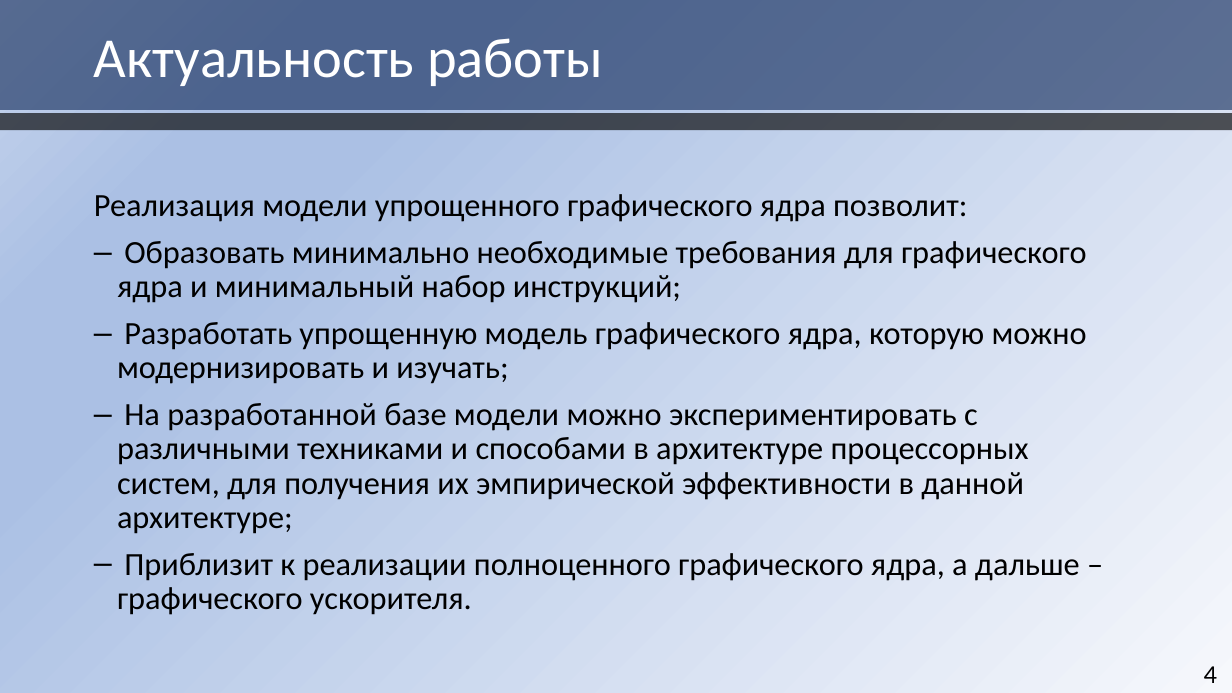
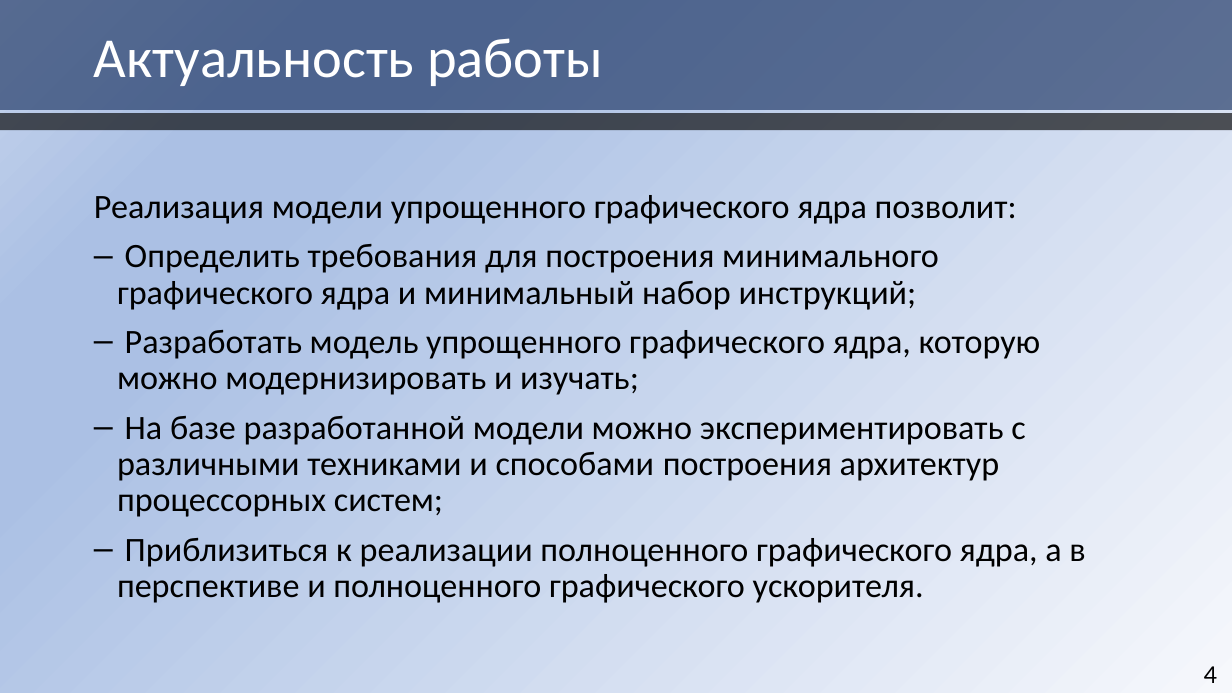
Before and after one commit to HaMeNopeDiot/hardware_gpu, a slide deck: slide 4 of docs/starukhin_dissertation/magister_pres.pptx. Drawn at 1232x693 pixels with LibreOffice and Linux fonts; fonts in the diff are those of the drawing. Boxes give left, top, right and bottom in pixels: in the first picture for what was removed or moved away, otherwise in the second. Text is boxed around its words. In the diff, an @@ line names an element or a change of style, - is before the commit and + after.

```diff
--- a/docs/starukhin_dissertation/magister_pres.pptx
+++ b/docs/starukhin_dissertation/magister_pres.pptx
@@ text at bbox=[94, 195, 1017, 224]: size 25.2 to 26.6 pt in "Реализация модели упрощенного графического ядра позволит:"; line spacing 0.88 to 0.89 @@
@@ text at bbox=[117, 244, 1085, 603]: text changed; size 25.2 to 26.6 pt @@
-– Образовать минимально необходимые требования для графического ядра и минимальный набор инструкций;
-– Разработать упрощенную модель графического ядра, которую можно модернизировать и изучать;
-– На разработанной базе модели можно экспериментировать с различными техниками и способами в архитектуре процессорных систем, для получения их эмпирической эффективности в данной архитектуре;
-– Приблизит к реализации полноценного графического ядра, а дальше – графического ускорителя.
+– Определить требования для построения минимального графического ядра и минимальный набор инструкций;
+– Разработать модель упрощенного графического ядра, которую можно модернизировать и изучать;
+– На базе разработанной модели можно экспериментировать с различными техниками и способами построения архитектур процессорных систем;
+– Приблизиться к реализации полноценного графического ядра, а в перспективе и полноценного графического ускорителя.
```
Also in this commit, not shown: 9 other slides changed, 3 slides added, 4 slides removed.
